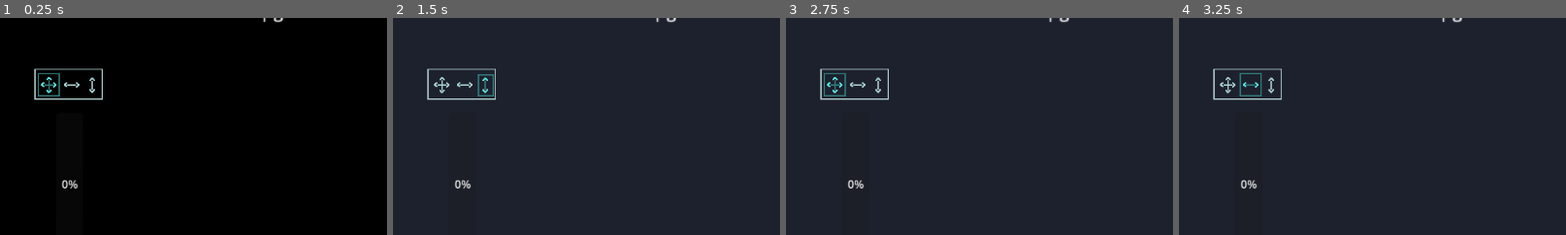
Above: before the commit, frames 1-4 (left to right).
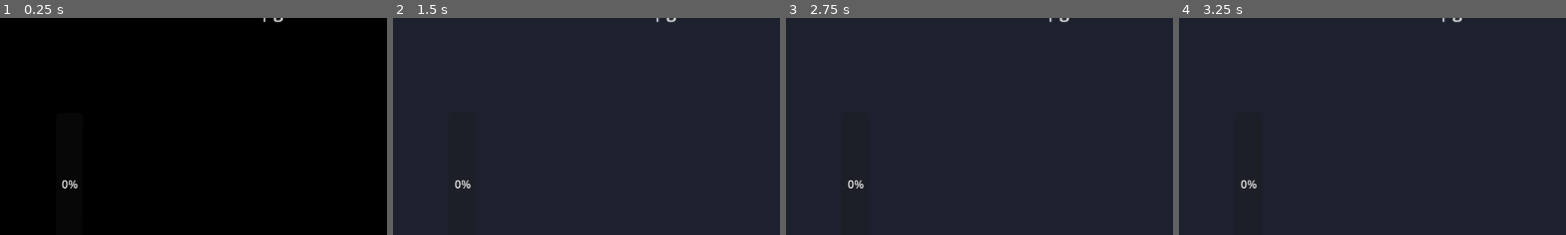
Above: after the commit, the same moments.

Repository: mgi-dev/size-them-up
Game: Godot game, scene res://scenes/levels/debug.tscn
Two runs of this game, one before a commit and one after it. Both use one fixed random seed, a clock stepped at 60 frames per second and the inputs below.
Inputs (mouse positions are % of the whole screen's width and height, from its top left):
- Up to frame 1 (0.25 s): no input
- Up to frame 2 (1.5 s): move the mouse to (72, 45) at 0.52 s; hold Tab (change_resize_mode) 0.53-1.28 s; hold A (player_move_right) from 0.53 s (still down); tap Space (player_jump) at 0.77 s; move the mouse to (30, 55) at 1.27 s; tap Tab (change_resize_mode) at 1.35 s
- Up to frame 3 (2.75 s): tap Space (player_jump) at 1.52 s; move the mouse to (60, 28) at 2.02 s; release A (player_move_right) at 2.03 s; hold D (player_move_left) from 2.03 s (still down); hold E (interact) from 2.03 s (still down); tap Tab (change_resize_mode) at 2.3 s
- Up to frame 4 (3.25 s): move the mouse to (45, 70) at 2.77 s; release D (player_move_left) at 2.78 s; release E (interact) at 2.78 s; hold A (player_move_right) from 2.78 s (still down); tap W (player_climb) at 2.85 s; tap Space (player_jump) at 3.02 s; tap Tab (change_resize_mode) at 3.05 s
The pictures show only the part of the screen within x 0-50%, y 7-57%; the shares and areas given below are measured in that part.

The runs differ from the first frame. In frame 1, 0.8% of the frame differs, in the area x 8-27%, y 23-38%; in frame 2, 0.8%; in frame 3, 0.8%; in frame 4, 0.8%.

Commit message:
disable weapon selection by default

Diff:
--- a/scenes/ui/weapon_selector/weapon_selector.gd
+++ b/scenes/ui/weapon_selector/weapon_selector.gd
@@ -16,9 +16,15 @@
 
 # Called when the node enters the scene tree for the first time.
 func _ready():
-	texture = resize_mode_textures[GameState.current_resize_mode]
+	set_weapon_selector_texture()
 
 
+
+func set_weapon_selector_texture():
+	if GameState.multi_resize_mode_enabled:
+		texture = resize_mode_textures[GameState.current_resize_mode]
+	else:
+		texture = null
 
 # Called every frame. 'delta' is the elapsed time since the previous frame.
 func _process(delta):
@@ -33,4 +39,4 @@
 			next_index = 0
 
 		SignalBus.resize_mode_selected.emit(resize_modes[next_index])
-		texture = resize_mode_textures[resize_modes[next_index]]
+		set_weapon_selector_texture()
